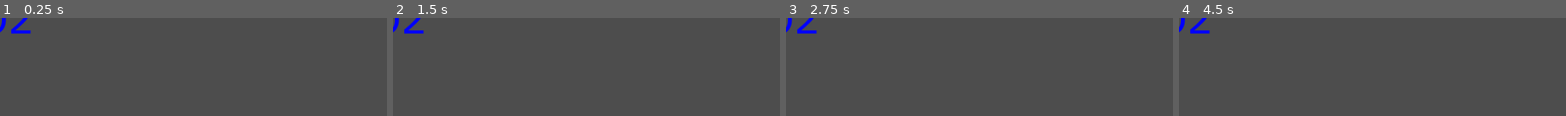
Above: before the commit, frames 1-4 (left to right).
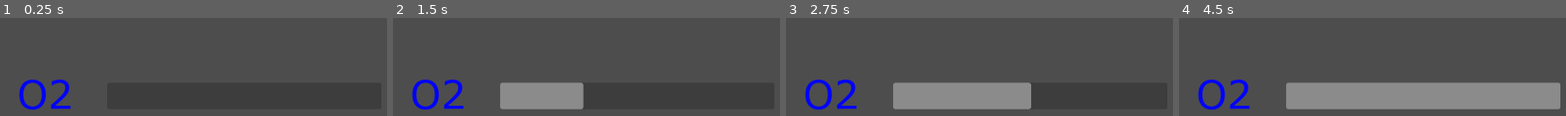
Above: after the commit, the same moments.

Repository: cachola25/cs447-subvival
Game: Godot game, scene res://upgrade_menu.tscn
Two runs of this game, one before a commit and one after it. Both use one fixed random seed, a clock stepped at 60 frames per second and the inputs below. This scene is started directly instead of the project's main scene.
Inputs (mouse positions are in pixels of both pictures, inside the frame that each line leads up to; where the layout moved, square brackets give the same spot in the first picture):
- Up to frame 1 (0.25 s): no input
- Up to frame 2 (1.5 s): click (439, 95) [396, 19] at 0.5 s; tap Enter at 1.25 s; hold D (move_right) from 1.28 s (still down); tap Space (release_bubble) at 1.35 s
- Up to frame 3 (2.75 s): tap Space (release_bubble) at 2, 2.1 s; release D (move_right) at 2.03 s; hold S (move_down) from 2.03 s (still down)
- Up to frame 4 (4.5 s): tap Enter at 2.75, 4.25 s; release S (move_down) at 2.78 s; hold D (move_right) 2.78-3.53 s; tap Space (release_bubble) at 2.85, 3.5, 3.6, 4.35 s; hold W (move_up) 3.53-4.28 s; hold A (move_left) from 4.28 s (still down)

The runs differ from the first frame. In frame 1, 2.1% of the frame differs, in the area x 0-19%, y 0-94%; in frame 2, 8.0%; in frame 3, 12%; in frame 4, 22%, in the area x 0-99%, y 0-94%.

Commit message:
Semi-Upgrade Level

Diff:
--- a/level.tscn
+++ b/level.tscn
@@ -112,6 +112,7 @@
 offset_right = 1903.0
 offset_bottom = 84.0
 fill_mode = 1
+show_percentage = false
 
 [node name="score_zone" type="Area2D" parent="."]
 collision_layer = 0
--- a/o_2.gd
+++ /dev/null
@@ -1,11 +0,0 @@
-extends Sprite2D
-
-
-# Called when the node enters the scene tree for the first time.
-func _ready() -> void:
-	pass # Replace with function body.
-
-
-# Called every frame. 'delta' is the elapsed time since the previous frame.
-func _process(delta: float) -> void:
-	pass
--- /dev/null
+++ b/upgrade_menu.gd
@@ -0,0 +1,17 @@
+extends Node2D
+
+var changeState = false
+
+# Called when the node enters the scene tree for the first time.
+func _ready() -> void:
+	$O2/O2ProgressBar.value = 0
+
+
+# Called every frame. 'delta' is the elapsed time since the previous frame.
+func _process(delta: float) -> void:
+	if $O2/TextureButton.button_pressed && changeState:
+		$O2/O2ProgressBar.value += 1
+		changeState = false;
+
+	if !$O2/TextureButton.button_pressed:
+		changeState = true
--- a/upgrade_menu.tscn
+++ b/upgrade_menu.tscn
@@ -1,13 +1,14 @@
 [gd_scene load_steps=3 format=3 uid="uid://dq5bch8xddh6j"]
 
+[ext_resource type="Script" path="res://upgrade_menu.gd" id="1_07rx6"]
 [ext_resource type="Texture2D" uid="uid://br244qh06q42f" path="res://art/O2.png" id="1_lxtg1"]
-[ext_resource type="Script" path="res://o_2.gd" id="2_6ctkl"]
 
 [node name="UpgradeMenu" type="Node2D"]
+script = ExtResource("1_07rx6")
 
 [node name="O2" type="Sprite2D" parent="."]
+position = Vector2(102, 194)
 texture = ExtResource("1_lxtg1")
-script = ExtResource("2_6ctkl")
 
 [node name="TextureButton" type="TextureButton" parent="O2"]
 offset_left = -63.0
@@ -15,8 +16,10 @@
 offset_right = 91.0
 offset_bottom = 57.0
 
-[node name="O2ProgressBar" type="TextureProgressBar" parent="."]
-offset_left = 147.0
+[node name="O2ProgressBar" type="ProgressBar" parent="O2"]
+offset_left = 172.0
 offset_top = -27.0
-offset_right = 863.0
-offset_bottom = 40.0
+offset_right = 874.0
+offset_bottom = 41.0
+max_value = 10.0
+show_percentage = false
